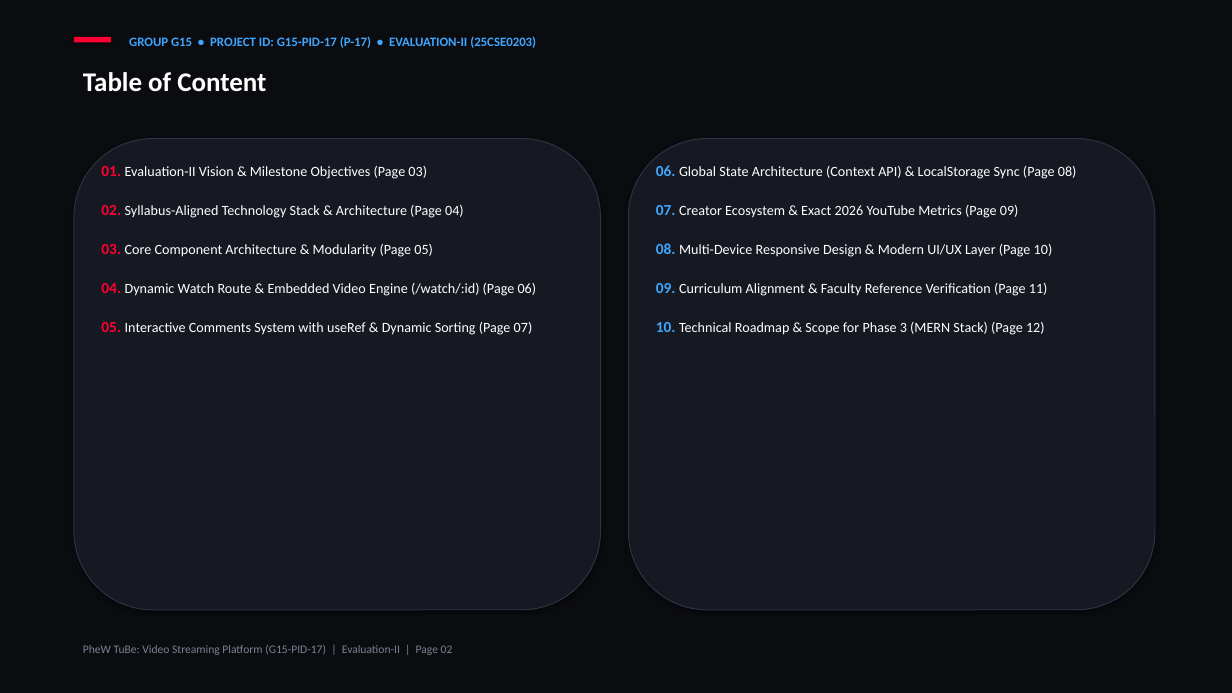
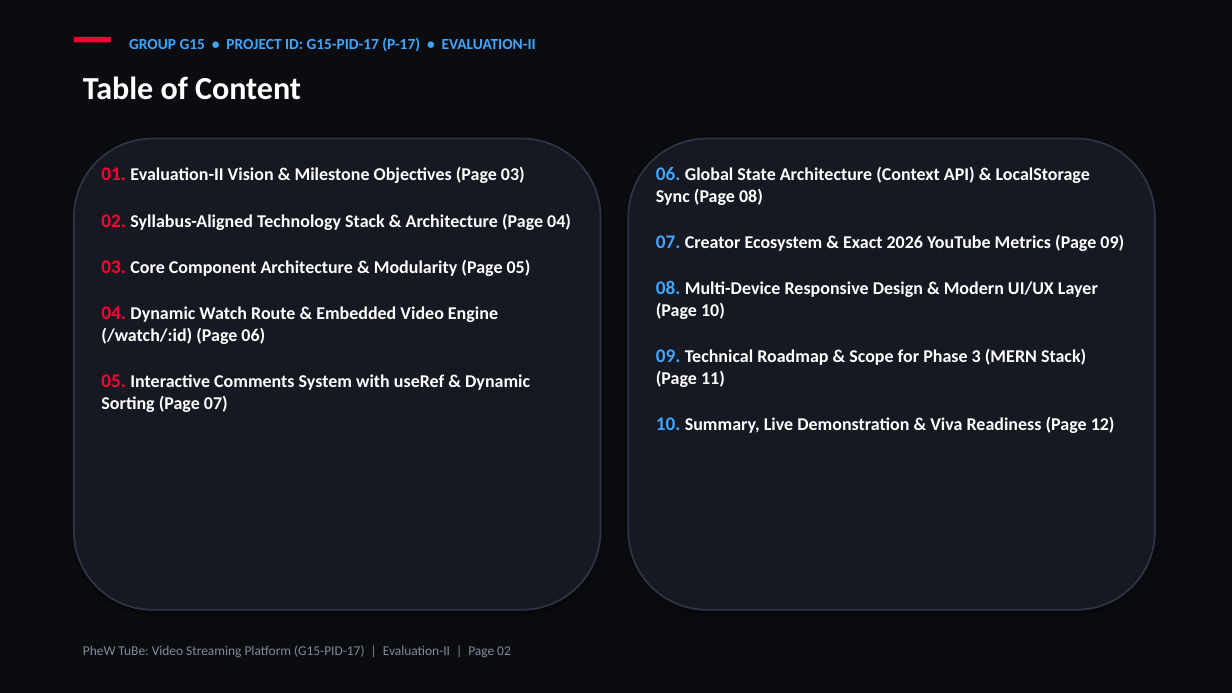
Before and after one commit to kishan-777/Front-End-Engineering_Evaluation-based-project, a slide deck: slide 2 of G15-PID-17.pptx. Drawn at 1232x693 pixels with LibreOffice and Linux fonts; fonts in the diff are those of the drawing. Boxes give left, top, right and bottom in pixels: in the first picture for what was removed or moved away, otherwise in the second. Text is boxed around its words. In the diff, an @@ line names an element or a change of style, - is before the commit and + after.

Commit message:
docs(presentation): update G15-PID-17 PPTX and PDF with 14pt fonts, real image showcases, and slide alignment

```diff
--- a/G15-PID-17.pptx
+++ b/G15-PID-17.pptx
@@ text at (129,37,536,51): text changed; size 10 to 12 pt @@
-GROUP G15 • PROJECT ID: G15-PID-17 (P-17) • EVALUATION-II (25CSE0203)
+GROUP G15 • PROJECT ID: G15-PID-17 (P-17) • EVALUATION-II
@@ text "Table of Content" at (83,76,301,100): size 21 to 25 pt @@
@@ rounded rectangle at (74,139,601,610): outline #2E3445 0.75 pt to #2E3445 1.4 pt @@
@@ rounded rectangle at (628,139,1155,610): outline #2E3445 0.75 pt to #2E3445 1.4 pt @@
@@ text "01. Evaluation-II Vision & Milestone ..." at (101,167,571,412): size 12 to 15 pt in "01.", "02.", "03.", "04." and 1 more places; size 11 to 14 pt, bold on; more space between paragraphs @@
@@ text at (656,167,1124,319): size 12 to 15 pt in "06.", "07.", "08."; size 11 to 14 pt, bold on in "Global State Architecture (Context API) & LocalStorage ...", "Creator Ecosystem & Exact 2026 YouTube Metrics ...", "Multi-Device Responsive Design & Modern UI/UX Layer ..."; more space between paragraphs @@
@@ text at (656,349,1115,433): text changed; size 11 to 14 pt; bold on @@
-09. Curriculum Alignment & Faculty Reference Verification (Page 11)
-10. Technical Roadmap & Scope for Phase 3 (MERN Stack) (Page 12)
+09. Technical Roadmap & Scope for Phase 3 (MERN Stack) (Page 11)
+10. Summary, Live Demonstration & Viva Readiness (Page 12)
@@ text "PheW TuBe: Video Streaming Platform ..." at (83,645,511,657): size 9 to 10.5 pt, text colour #7B8293 to #828A9B @@
```
Also in this commit, not shown: 10 other slides changed, 1 slide added, 1 slide removed, 1 other file.
